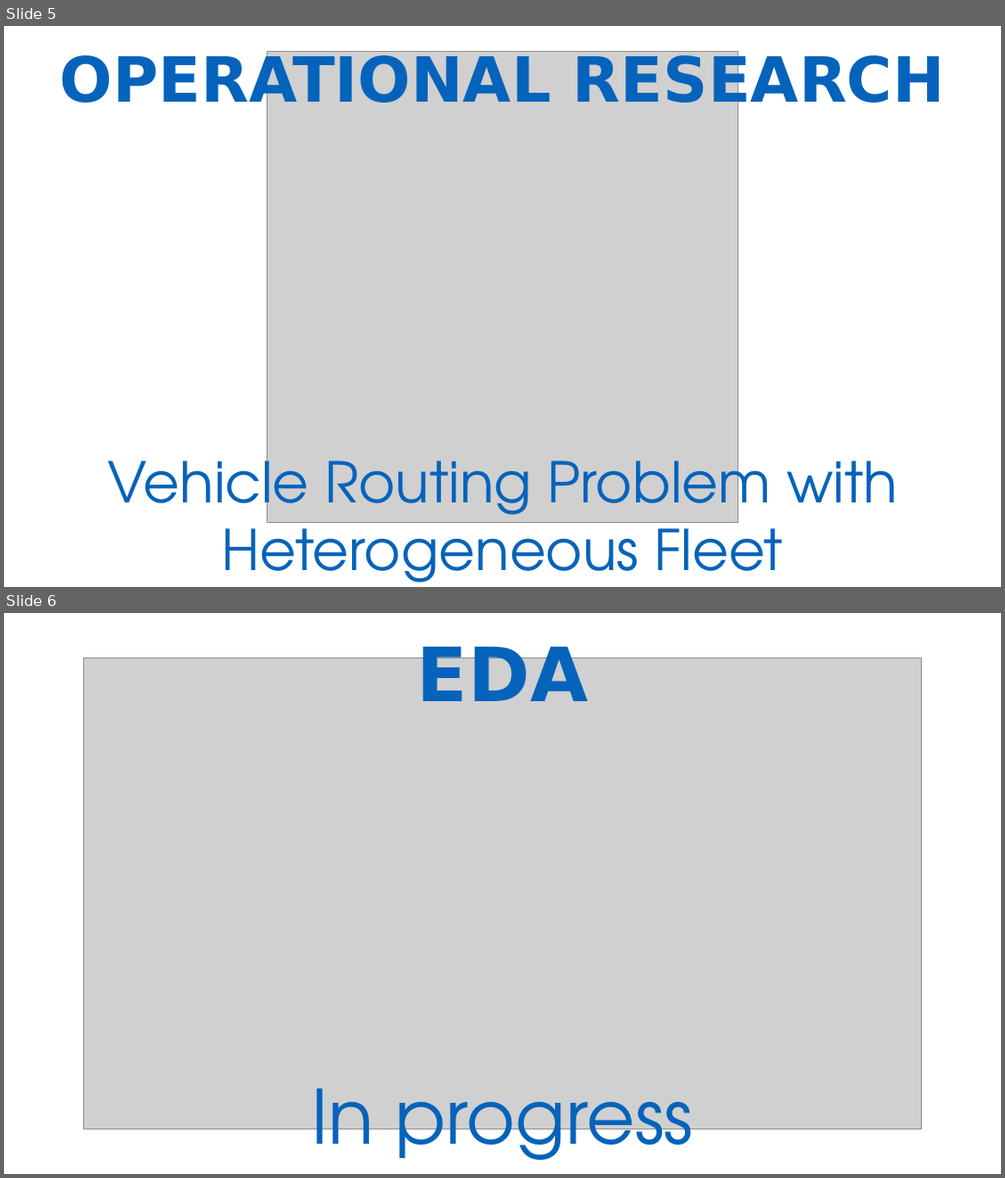
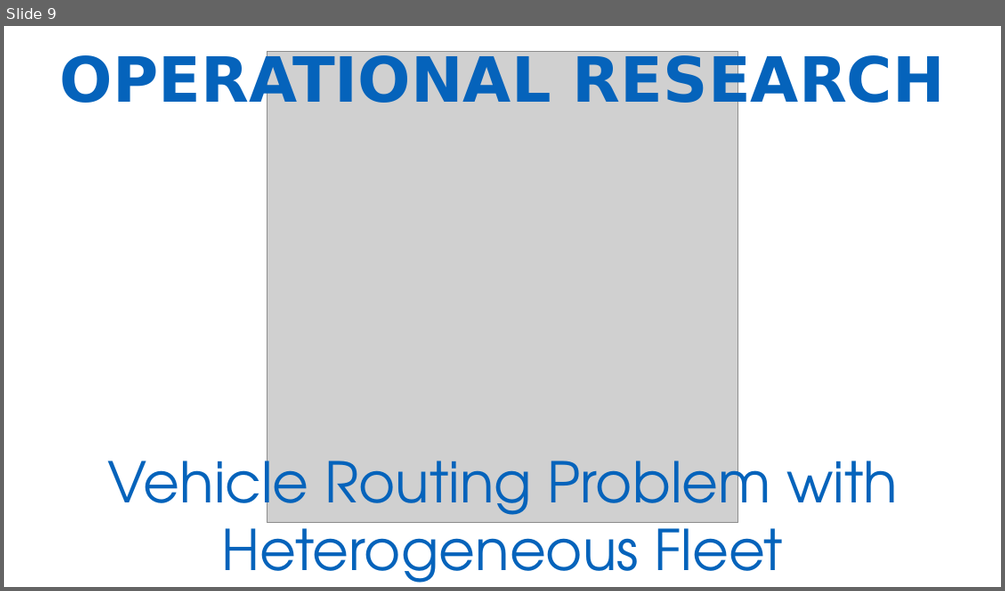
Before and after one commit to diassmatheus/en, a slide deck: assets/img/portfolio/cards-portifolio.pptx. Shown one above the other, each under a label of ours: slides 5 and 6 before the commit, slide 9 after it. The pictures are 1005x1178 and 1005x591 pixels, drawn with LibreOffice and Linux fonts; fonts in the diff are those of the drawing; grey boxes stand for pictures. Boxes give left, top, right and bottom in pixels: in the first picture for what was removed or moved away, otherwise in the second. Text is boxed around its words. In the diff, an @@ line names an element or a change of style, - is before the commit and + after.

```diff
--- a/assets/img/portfolio/cards-portifolio.pptx
+++ b/assets/img/portfolio/cards-portifolio.pptx
@@ slide 6 removed at <box>4,613,1001,1174</box>, background #FFFFFF @@
@@ picture removed at <box>84,657,922,1129</box> @@
@@ text removed at <box>417,641,588,701</box> @@
-EDA
@@ text removed at <box>312,1088,693,1174</box> @@
-In progress
@@ what was slide 5 is now slide 9 @@
```
Also in this commit, not shown: 1 slide changed, 4 slides added, 1 other slide removed, 6 other files.
